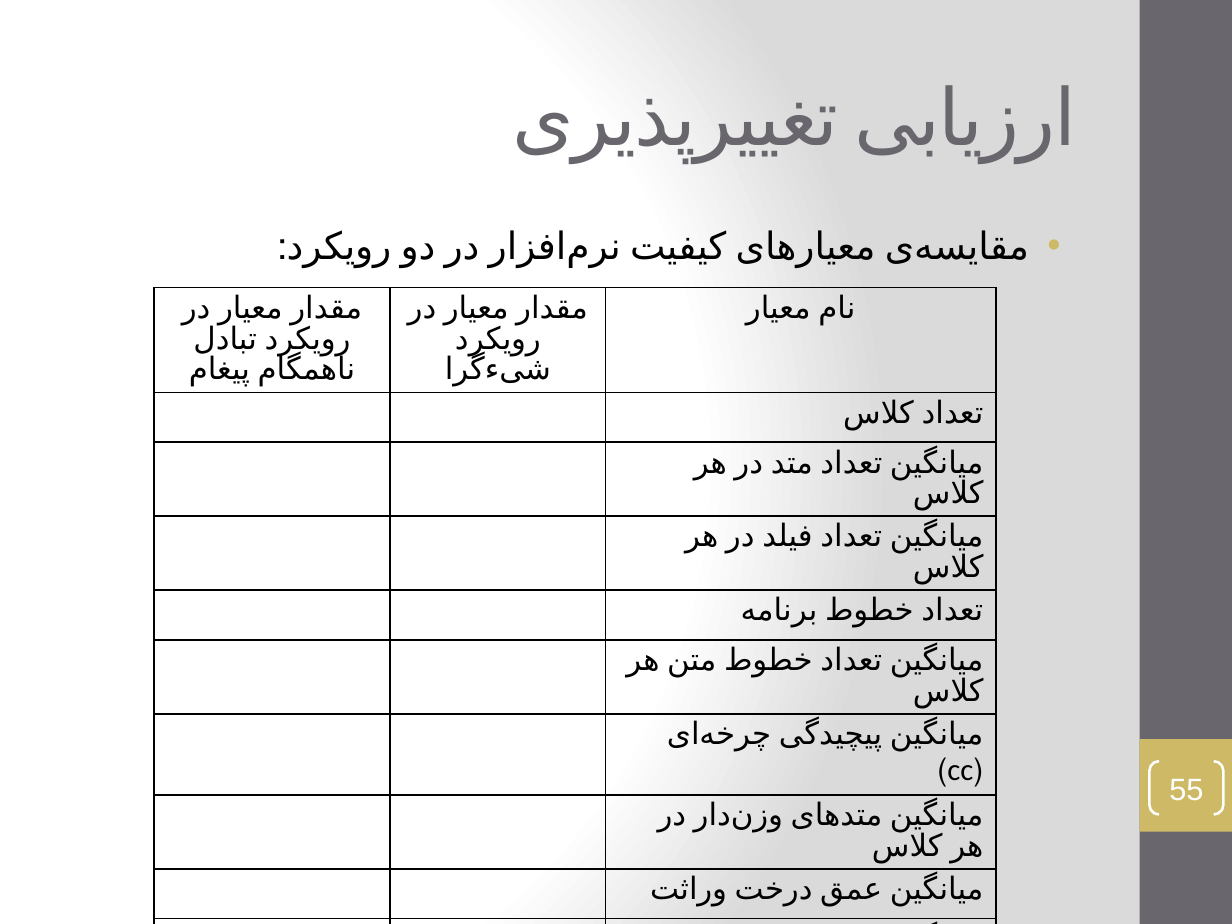
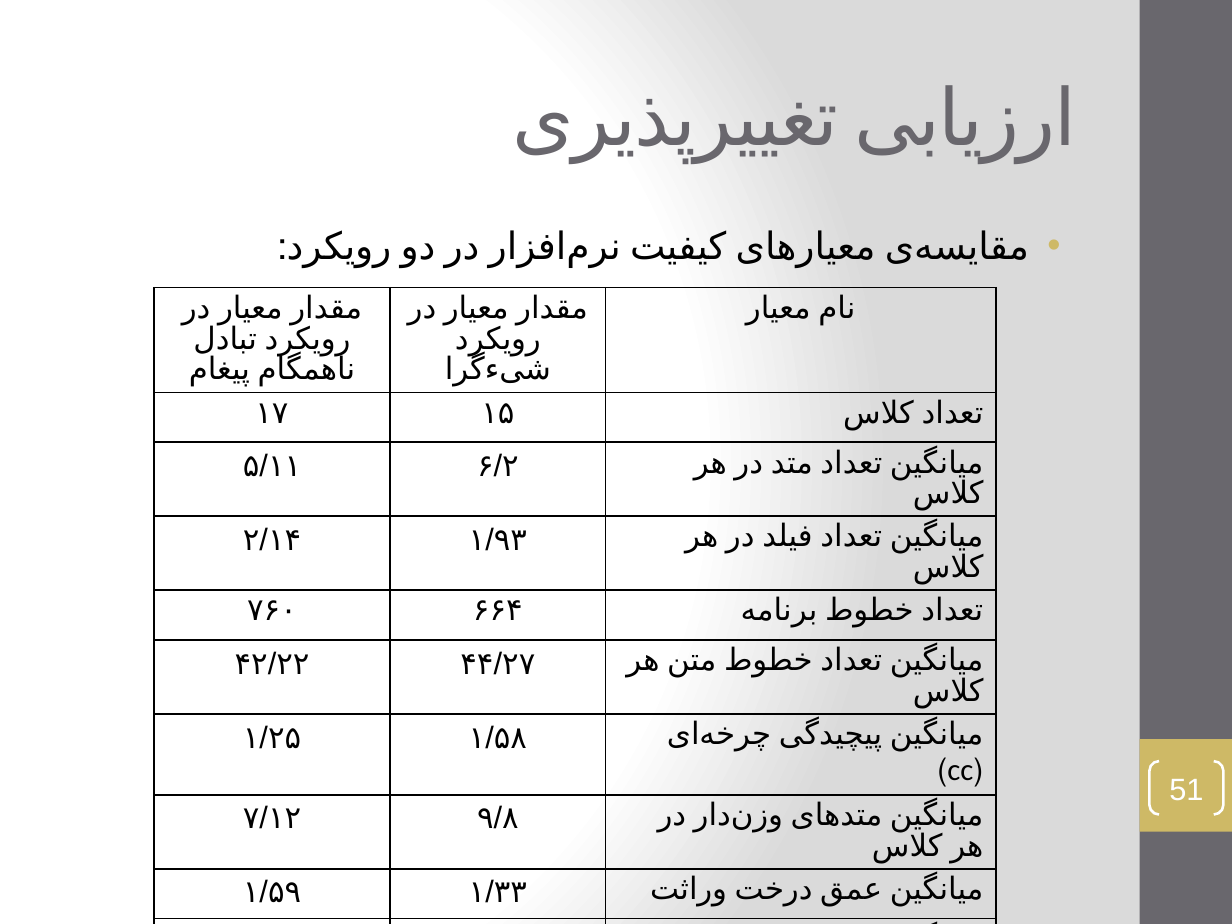
Before and after one commit to vidvid/Presentation, a slide deck: slide 51 of Thesis-Zoghi.pptx (slide 55 before the commit). Drawn at 1232x924 pixels with LibreOffice and Linux fonts; fonts in the diff are those of the drawing. Boxes give left, top, right and bottom in pixels: in the first picture for what was removed or moved away, otherwise in the second. Text is boxed around its words. In the diff, an @@ line names an element or a change of style, - is before the commit and + after.

```diff
--- a/Thesis-Zoghi.pptx
+++ b/Thesis-Zoghi.pptx
@@ table at box(154, 287, 997, 910) @@
-row 2, column 1: 
+row 2, column 1: ۱۷
-row 2, column 2: 
+row 2, column 2: ۱۵
-row 3, column 1: 
+row 3, column 1: ۵/۱۱
-row 3, column 2: 
+row 3, column 2: ۶/۲
-row 4, column 1: 
+row 4, column 1: ۲/۱۴
-row 4, column 2: 
+row 4, column 2: ۱/۹۳
-row 5, column 1: 
+row 5, column 1: ۷۶۰
-row 5, column 2: 
+row 5, column 2: ۶۶۴
-row 6, column 1: 
+row 6, column 1: ۴۲/۲۲
-row 6, column 2: 
+row 6, column 2: ‍۴۴/۲۷
-row 7, column 1: 
+row 7, column 1: ۱/۲۵
-row 7, column 2: 
+row 7, column 2: ۱/۵۸
-row 8, column 1: 
+row 8, column 1: ۷/۱۲
-row 8, column 2: 
+row 8, column 2: ۹/۸
-row 9, column 1: 
+row 9, column 1: ۱/۵۹
-row 9, column 2: 
+row 9, column 2: ۱/۳۳
-row 10, column 1: 
+row 10, column 1: ۰/۵۹
-row 10, column 2: 
+row 10, column 2: ۰/۳۳
-row 11, column 1: 
+row 11, column 1: ۳/۱۸
-row 11, column 2: 
+row 11, column 2: ۳/۶
@@ page number at box(1169, 779, 1203, 801): text changed @@
-55
+51
```
Also in this commit, not shown: 23 other slides changed, 8 slides added, 6 slides removed, 1 other file.
